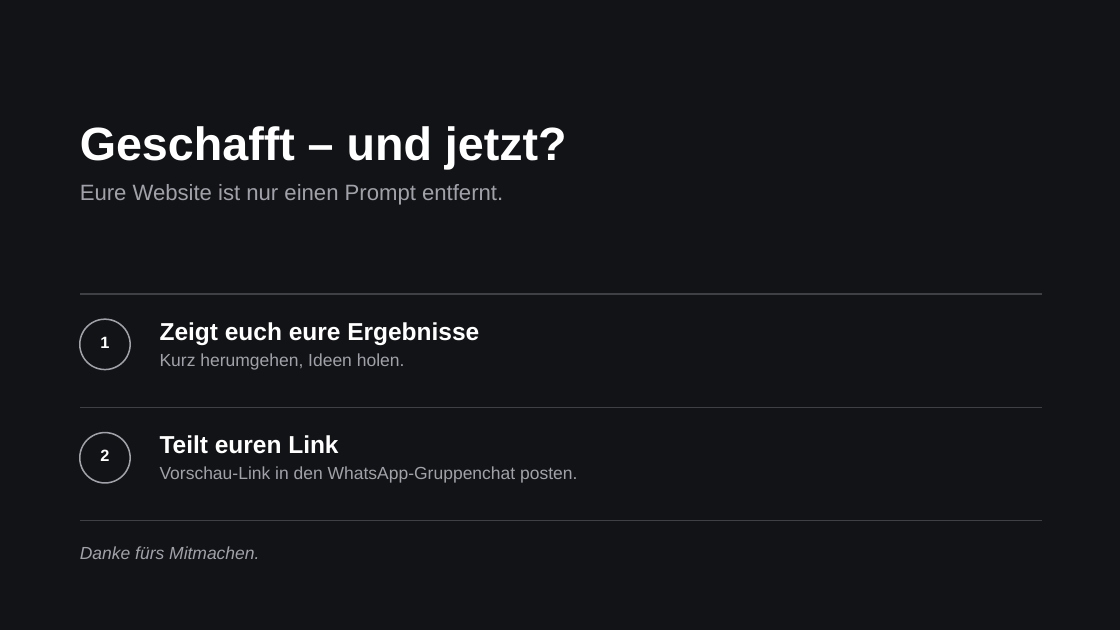
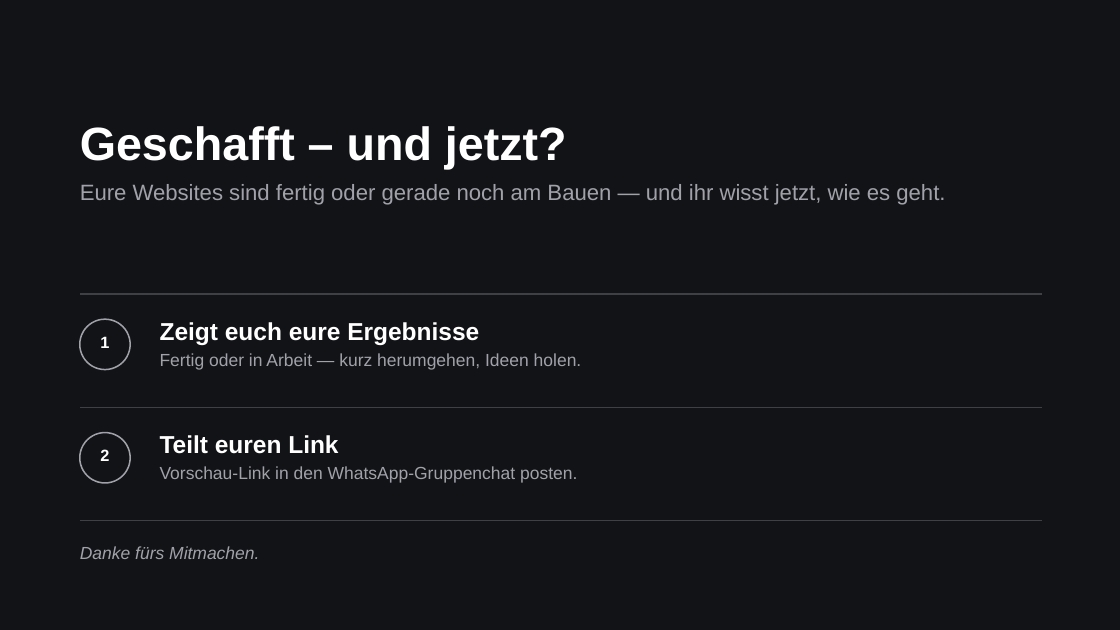
Before and after one commit to criseone/meine-website-ai-studio, a slide deck: slide 10 of unterlagen/slides.pptx. Drawn at 1120x630 pixels with LibreOffice and Linux fonts; fonts in the diff are those of the drawing. Boxes give left, top, right and bottom in pixels: in the first picture for what was removed or moved away, otherwise in the second. Text is boxed around its words. In the diff, an @@ line names an element or a change of style, - is before the commit and + after.

```diff
--- a/unterlagen/slides.pptx
+++ b/unterlagen/slides.pptx
@@ text at bbox=[80, 184, 945, 205]: text changed @@
-Eure Website ist nur einen Prompt entfernt.
+Eure Websites sind fertig oder gerade noch am Bauen — und ihr wisst jetzt, wie es geht.
@@ text at bbox=[160, 353, 582, 370]: text changed @@
-Kurz herumgehen, Ideen holen.
+Fertig oder in Arbeit — kurz herumgehen, Ideen holen.
```
Also in this commit, not shown: 7 other slides changed, 8 other files.
